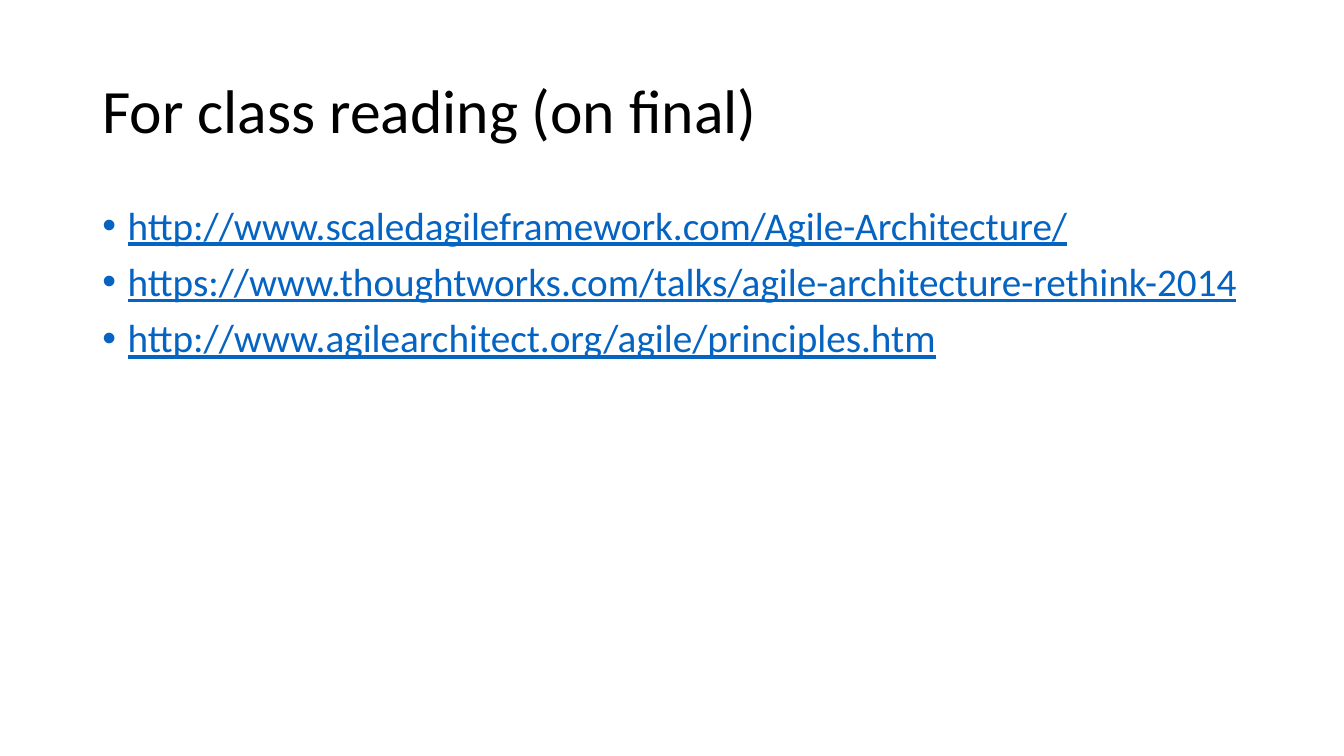
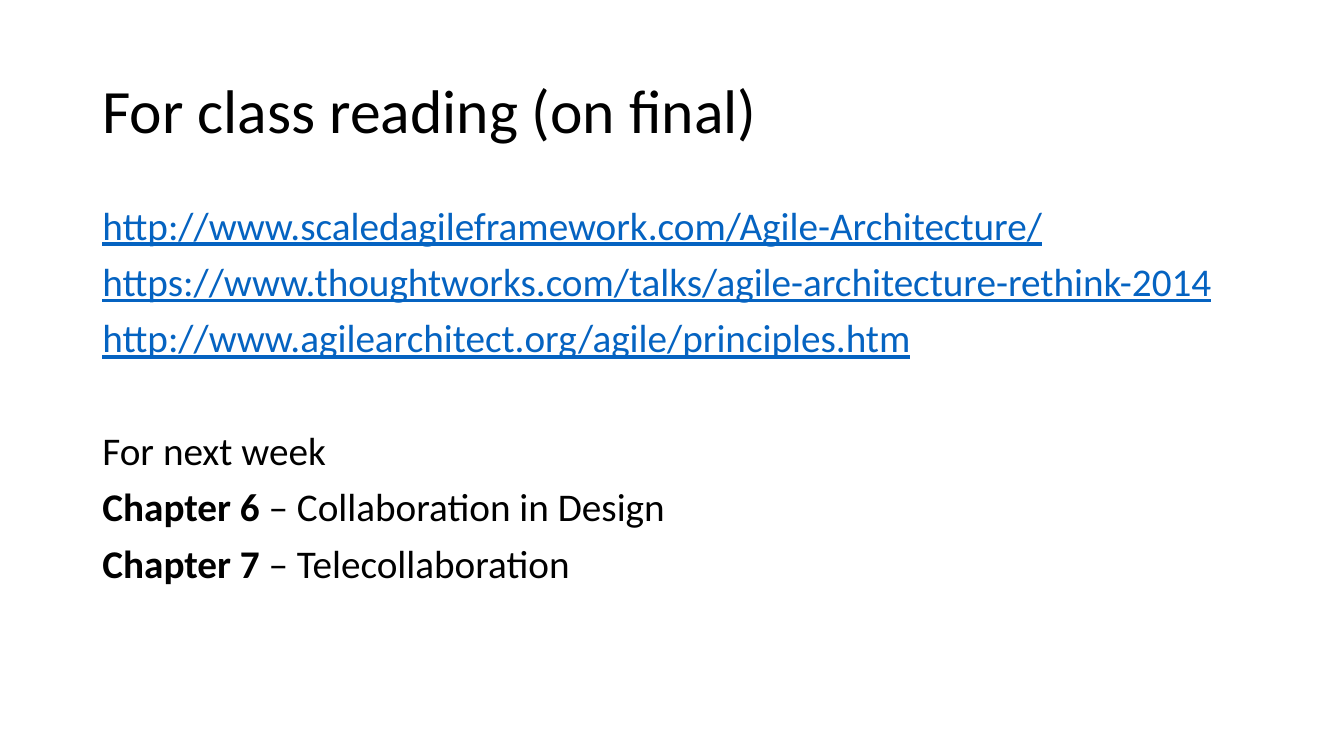
Before and after one commit to JoeM5/SU_SEGR_5240_18SQ, a slide deck: slide 21 of 05 - Agile Software Architecture.pptx (slide 19 before the commit). Drawn at 1344x756 pixels with LibreOffice and Linux fonts; fonts in the diff are those of the drawing. Boxes give left, top, right and bottom in pixels: in the first picture for what was removed or moved away, otherwise in the second. Text is boxed around its words. In the diff, an @@ line names an element or a change of style, - is before the commit and + after.

```diff
--- a/05 - Agile Software Architecture.pptx
+++ b/05 - Agile Software Architecture.pptx
@@ text at [102,212,1211,359]: bullet • to none @@
@@ text at [102,437,665,584]: paragraphs added @@
+For next week
+Chapter 6 – Collaboration in Design
+Chapter 7 – Telecollaboration
```
Also in this commit, not shown: 2 slides added, 1 other file.
